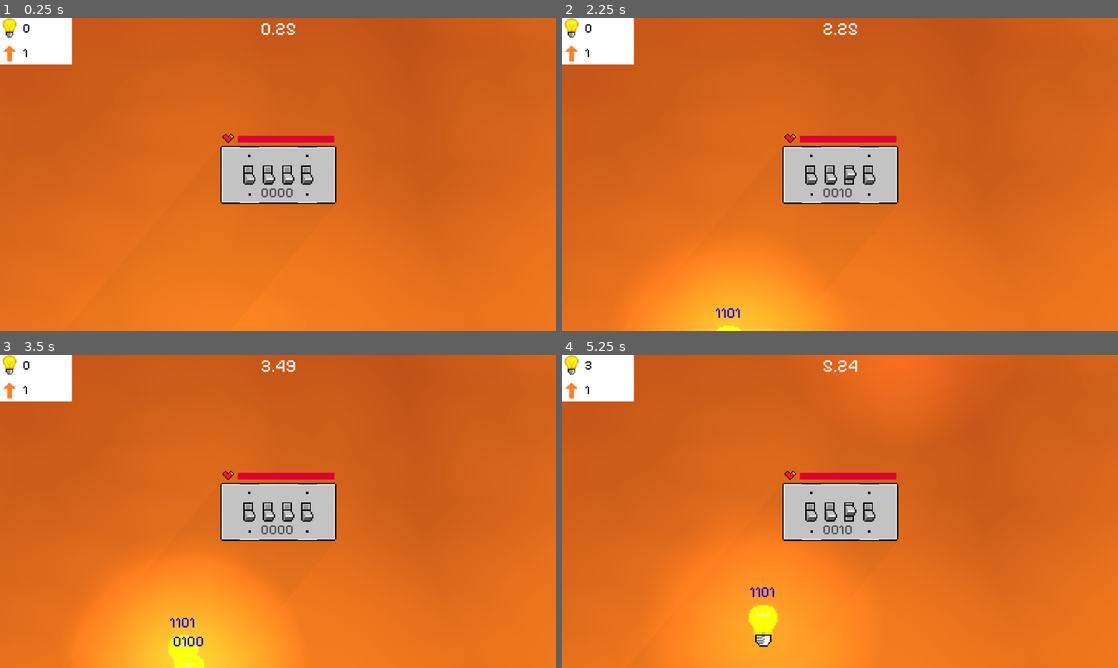
Above: before the commit, frames 1-4 (two rows, left to right).
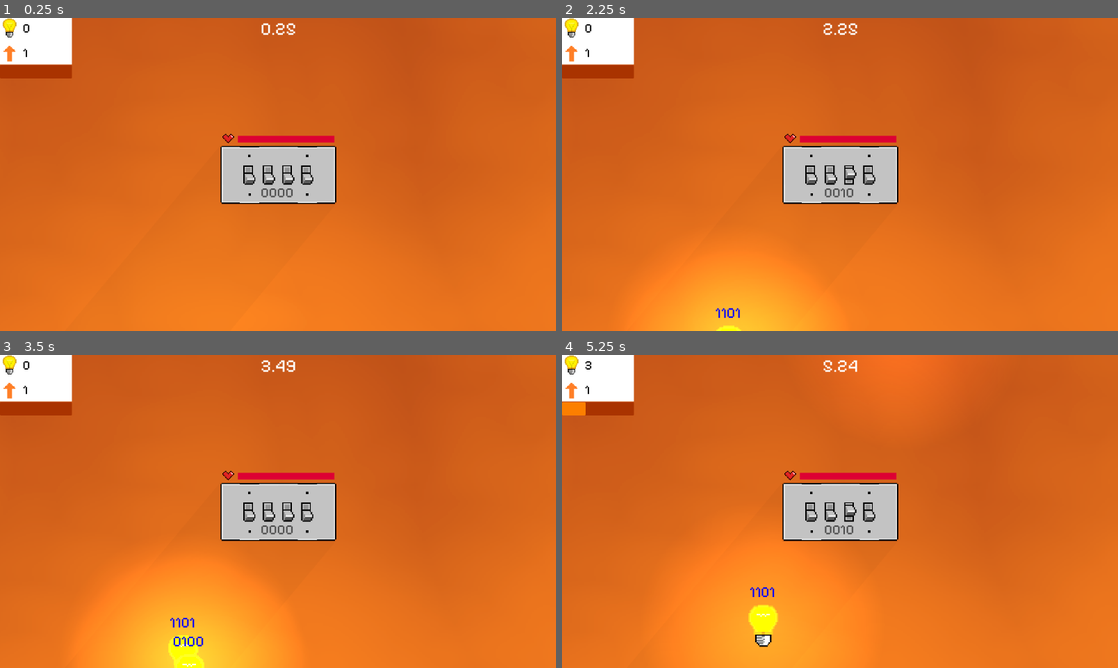
Above: after the commit, the same moments.

Repository: Xtrrae/switch-defense
Game: Godot game, scene res://scenes/game.tscn
Same seed, same stepped clock (60 frames per second), same inputs: the game is played once before the commit and once after it.
Inputs:
- Up to frame 1 (0.25 s): no input
- Up to frame 2 (2.25 s): tap Enter at 0.5 s; hold 1 (switch_1) 0.53-1.28 s; tap Space at 1.25 s; tap 2 (switch_2) at 1.35 s; hold 3 (switch_3) from 2.03 s (still down)
- Up to frame 3 (3.5 s): release 3 (switch_3) at 2.78 s; tap 4 (switch_4) at 2.85 s
- Up to frame 4 (5.25 s): hold 1 (switch_1) 3.53-4.28 s; tap 2 (switch_2) at 4.35 s; hold 3 (switch_3) from 5.03 s (still down)

The runs differ from the first frame. In frame 1, 0.5% of the frame differs, in the area x 0-13%, y 15-20%; in frame 2, 0.6%, in the area x 0-53%, y 15-58%; in frame 3, 0.5%; in frame 4, 0.6%.

Commit message:
add combo

Diff:
--- a/switch-defence/scenes/game.tscn
+++ b/switch-defence/scenes/game.tscn
@@ -37,6 +37,20 @@
 [sub_resource type="AtlasTexture" id="AtlasTexture_iywne"]
 atlas = ExtResource("4_lbhrr")
 region = Rect2(16, 32, 80, 64)
+
+[sub_resource type="StyleBoxFlat" id="StyleBoxFlat_u5sy4"]
+bg_color = Color(0.643454, 0.19378492, 0, 1)
+corner_radius_top_left = 2
+corner_radius_top_right = 2
+corner_radius_bottom_right = 2
+corner_radius_bottom_left = 2
+
+[sub_resource type="StyleBoxFlat" id="StyleBoxFlat_gee14"]
+bg_color = Color(0.9588012, 0.48543525, 1.1551381e-06, 1)
+corner_radius_top_left = 2
+corner_radius_top_right = 2
+corner_radius_bottom_right = 2
+corner_radius_bottom_left = 2
 
 [node name="Node2D" type="Node2D" unique_id=1330494218]
 script = ExtResource("1_iywne")
@@ -111,5 +125,30 @@
 text = "00:00"
 horizontal_alignment = 1
 
+[node name="ComboTimer" type="Timer" parent="." unique_id=1768611877]
+one_shot = true
+
+[node name="ComboBar" type="ProgressBar" parent="." unique_id=873069773]
+offset_top = 98.0
+offset_right = 149.0
+offset_bottom = 125.0
+theme_override_styles/background = SubResource("StyleBoxFlat_u5sy4")
+theme_override_styles/fill = SubResource("StyleBoxFlat_gee14")
+show_percentage = false
+
+[node name="ComboLabel" type="Label" parent="ComboBar" unique_id=913252655]
+visible = false
+layout_mode = 0
+offset_left = 98.0
+offset_top = 17.0
+offset_right = 170.0
+offset_bottom = 46.0
+rotation = -0.38109738
+theme_override_colors/font_color = Color(1, 1, 0, 1)
+theme_override_fonts/font = ExtResource("5_p57ef")
+theme_override_font_sizes/font_size = 23
+text = "COMBO"
+
 [connection signal="combination_changed" from="Input" to="Spawner" method="_on_input_combination_changed"]
 [connection signal="timeout" from="Spawner/Timer" to="Spawner" method="_on_timer_timeout"]
+[connection signal="timeout" from="ComboTimer" to="." method="_on_combo_timer_timeout"]
--- a/switch-defence/scenes/input.tscn
+++ b/switch-defence/scenes/input.tscn
@@ -212,6 +212,7 @@
 theme_override_fonts/font = ExtResource("3_ovd13")
 theme_override_font_sizes/font_size = 29
 text = "0000"
+horizontal_alignment = 1
 
 [node name="Switch1" type="AnimatedSprite2D" parent="." unique_id=530033195]
 position = Vector2(-59.000004, 0.99999905)
--- a/switch-defence/scripts/game.gd
+++ b/switch-defence/scripts/game.gd
@@ -23,3 +23,7 @@
 
 func start_timer() -> void:
 	game_timer_running = true
+
+
+func _on_combo_timer_timeout() -> void:
+	$ComboBar/ComboLabel.visible = false
--- a/switch-defence/scripts/monster.gd
+++ b/switch-defence/scripts/monster.gd
@@ -11,6 +11,8 @@
 
 var target
 var in_rebound = false;
+
+signal monster_killed
 
 @onready var animated_sprite_2d: AnimatedSprite2D = $AnimatedSprite2D
 @onready var navigation_agent: NavigationAgent2D = $NavigationAgent2D
@@ -115,3 +117,4 @@
 		playing_zap = false
 	else:
 		queue_free()
+		monster_killed.emit()
--- a/switch-defence/scripts/spawner.gd
+++ b/switch-defence/scripts/spawner.gd
@@ -12,6 +12,7 @@
 # Called when the node enters the scene tree for the first time.
 func _ready() -> void:
 	timer = $Timer
+	$"../ComboBar".max_value = $"../ComboTimer".wait_time
 	monster_scene = load("res://scenes/monster.tscn")
 
 func _on_timer_timeout() -> void:
@@ -48,6 +49,7 @@
 	print("new wt: ", wait_time)
 	timer.wait_time = wait_time
 	monster.name = "Monster" + str(randi())
+	monster.monster_killed.connect(on_monster_killed)
 	add_child(monster)
 
 
@@ -62,3 +64,20 @@
 			var cleared = child.complete_combination(current_combination)
 			if cleared:
 				child.destroy()
+
+
+func _process(delta: float) -> void:
+	$"../ComboBar".value = $"../ComboTimer".time_left
+
+var combo_counter: int = 0
+func on_monster_killed() -> void:
+	if not $"../ComboTimer".is_stopped():
+		combo_counter += 1
+		$"../ComboBar/ComboLabel".visible = true
+		$"../ComboBar/ComboLabel".text = str(combo_counter) + "x COMBO"
+	else:
+		combo_counter = 0
+		$"../ComboBar/ComboLabel".visible = false
+		$"../ComboBar/ComboLabel".text = str(combo_counter) + "x COMBO"
+
+	$"../ComboTimer".start()
